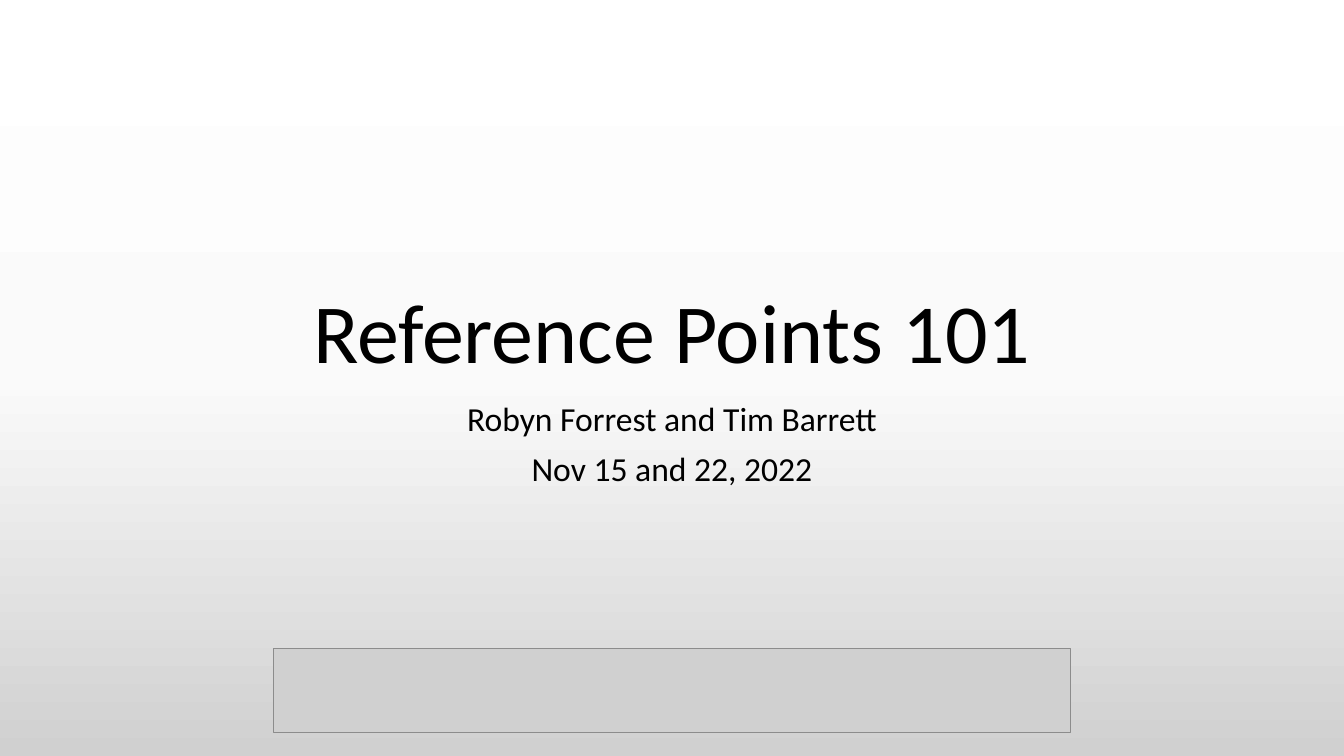
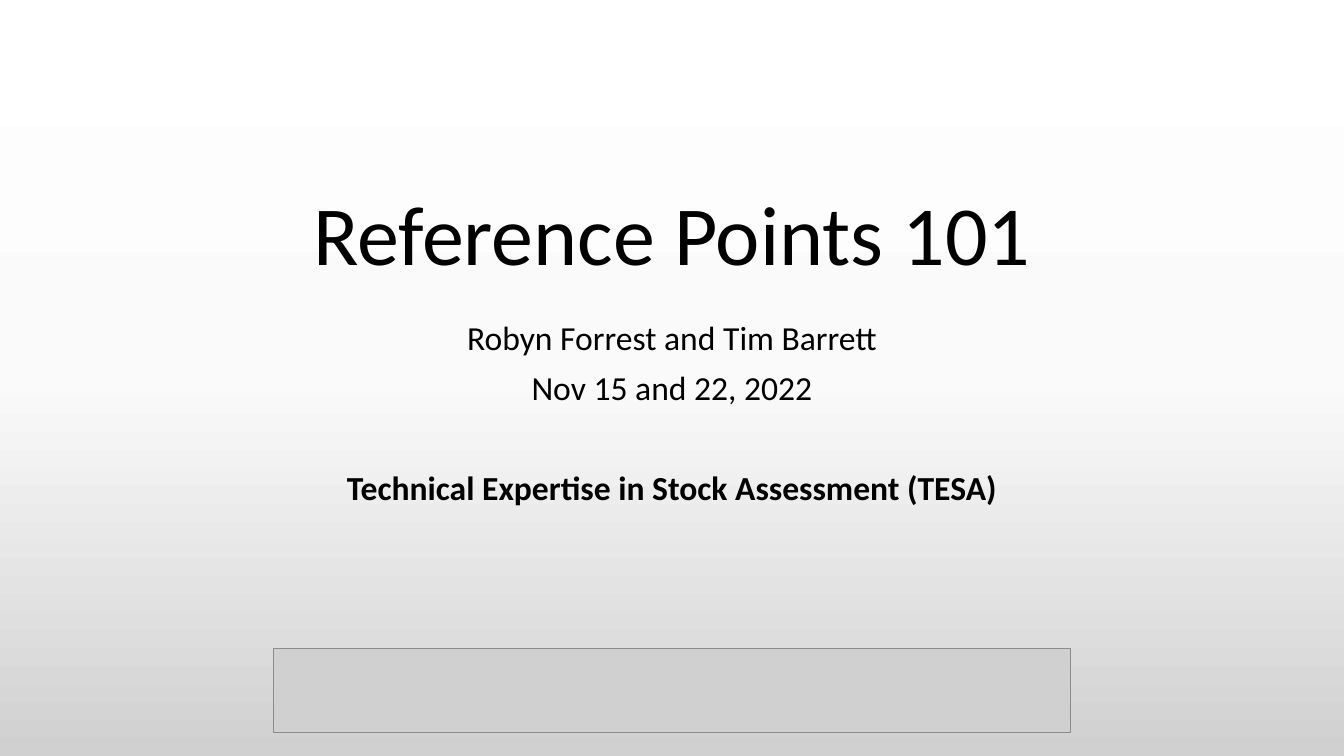
Before and after one commit to TESA-workshops/Ref-Pt-101, a slide deck: slide 1 of RefPt101_draft.pptx. Drawn at 1344x756 pixels with LibreOffice and Linux fonts; fonts in the diff are those of the drawing; grey boxes stand for pictures. Boxes give left, top, right and bottom in pixels: in the first picture for what was removed or moved away, otherwise in the second. Text is boxed around its words. In the diff, an @@ line names an element or a change of style, - is before the commit and + after.

```diff
--- a/RefPt101_draft.pptx
+++ b/RefPt101_draft.pptx
@@ title "Reference Points 101": place and size @@
-title "Reference Points 101" at [313,305,1031,364]
+title "Reference Points 101" at [313,207,1031,266]
@@ subtitle "Robyn Forrest and Tim Barrett": place and size @@
-subtitle "Robyn Forrest and Tim Barrett" at [467,407,877,485]
+subtitle "Robyn Forrest and Tim Barrett" at [347,326,996,506]
@@ subtitle at [347,475,996,506]: paragraph added @@
+Technical Expertise in Stock Assessment (TESA)
```
Also in this commit, not shown: 1 other slide changed, 1 slide added, 1 other file.
